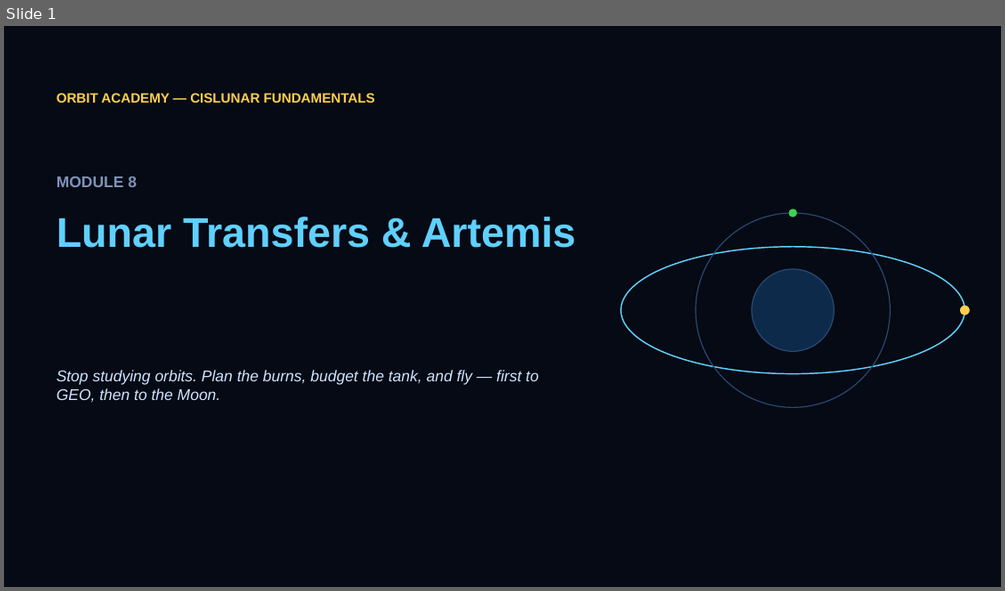
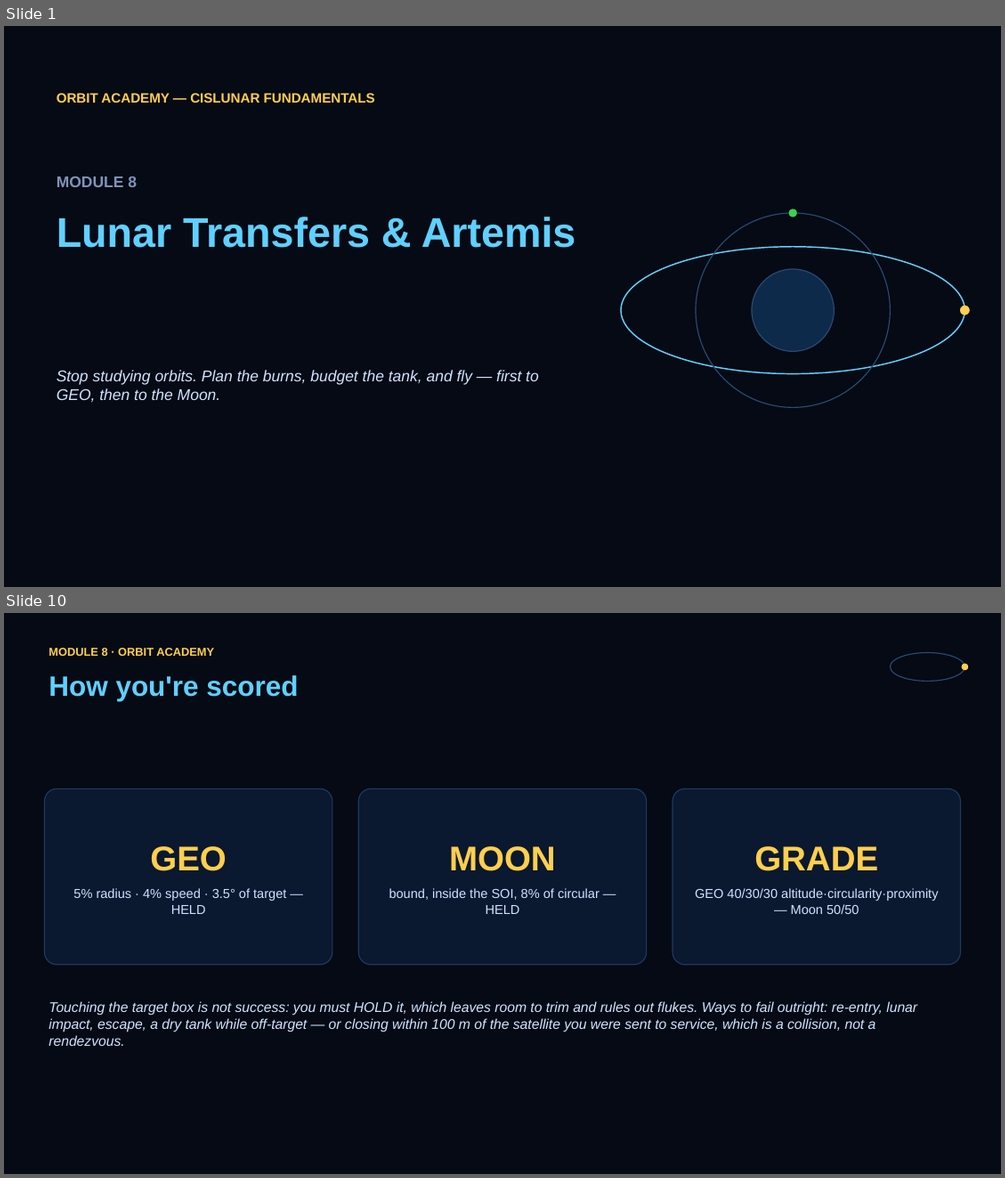
Before and after one commit to JASONSS26/orbit-academy, a slide deck: slides/module8.pptx. Shown one above the other, each under a label of ours: slide 1 before the commit, slides 1 and 10 after it; the slides between them are not shown. The pictures are 1005x591 and 1005x1178 pixels, drawn with LibreOffice and Linux fonts; fonts in the diff are those of the drawing. Boxes give left, top, right and bottom in pixels: in the first picture for what was removed or moved away, otherwise in the second. Text is boxed around its words. In the diff, an @@ line names an element or a change of style, - is before the commit and + after.

Commit message:
module8 deck: 12 slides (Δv currency, apsis rule, scoring); instructor guide beats rewritten
Detail in docs/CHANGELOG.md.

```diff
--- a/slides/module8.pptx
+++ b/slides/module8.pptx
@@ slide 10 added at [4,613,1001,1174], background #050A14 @@
@@ text added at [48,647,214,658], 11 pt, text #FFCF4D, bold @@
+MODULE 8 · ORBIT ACADEMY
@@ ellipse added at [890,653,965,681], outline #2A4A74 1 pt @@
@@ ellipse added at [961,663,968,670], fill #FFCF4D @@
@@ text added at [48,675,298,701], 27 pt, text #5FD0FF, bold @@
+How you're scored
@@ rounded rectangle added at [44,788,332,965], fill #0A1830, outline #1E3A5F 1 pt @@
@@ rounded rectangle added at [358,788,647,965], fill #0A1830, outline #1E3A5F 1 pt @@
@@ rounded rectangle added at [672,788,961,965], fill #0A1830, outline #1E3A5F 1 pt @@
@@ text added at [73,846,286,914], 12.5 pt, text #CFE3FF @@
+GEO
+5% radius · 4% speed · 3.5° of target — HELD
@@ text added at [389,846,599,914], 12.5 pt, text #CFE3FF @@
+MOON
+bound, inside the SOI, 8% of circular — HELD
@@ text added at [695,846,938,914], 12.5 pt, text #CFE3FF @@
+GRADE
+GEO 40/30/30 altitude·circularity·proximity — Moon 50/50
@@ text added at [48,1001,917,1046], 13.5 pt, text #CFE3FF, italic @@
+Touching the target box is not success: you must HOLD it, which leaves room to trim and rules out flukes. Ways to fail outright: re-entry, lunar impact, escape, a dry tank while off-target — or closing within 100 m of the satellite you were sent to service, which is a collision, not a rendezvous.
```
Also in this commit, not shown: 7 slides changed, 3 other slides added, 9 other files.
